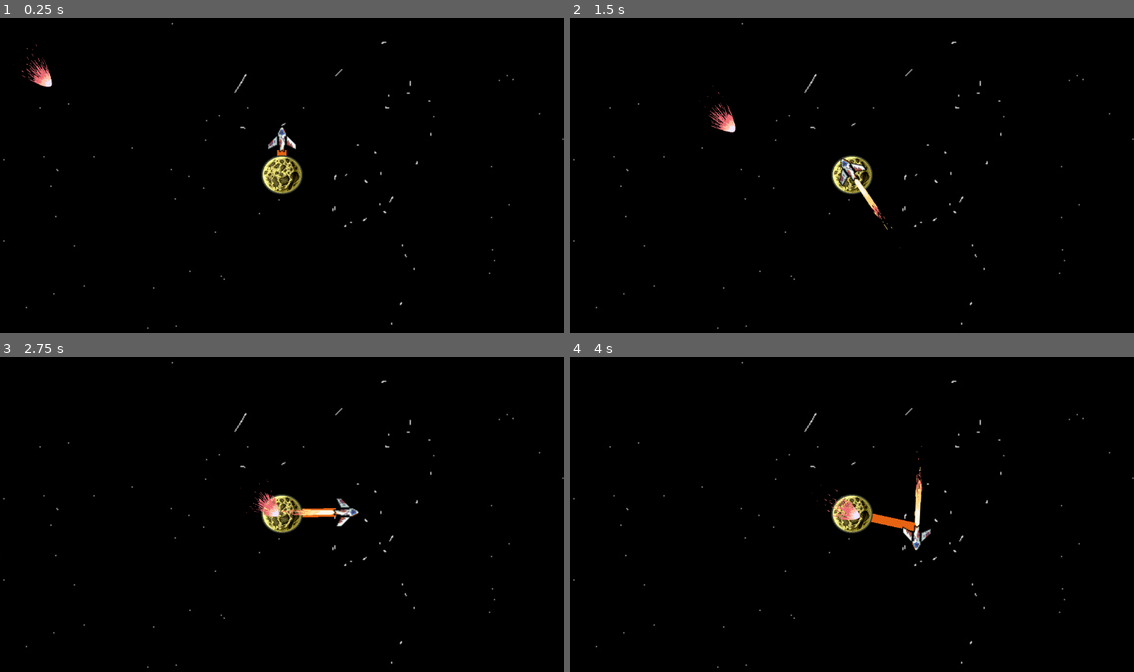
Above: before the commit, frames 1-4 (two rows, left to right).
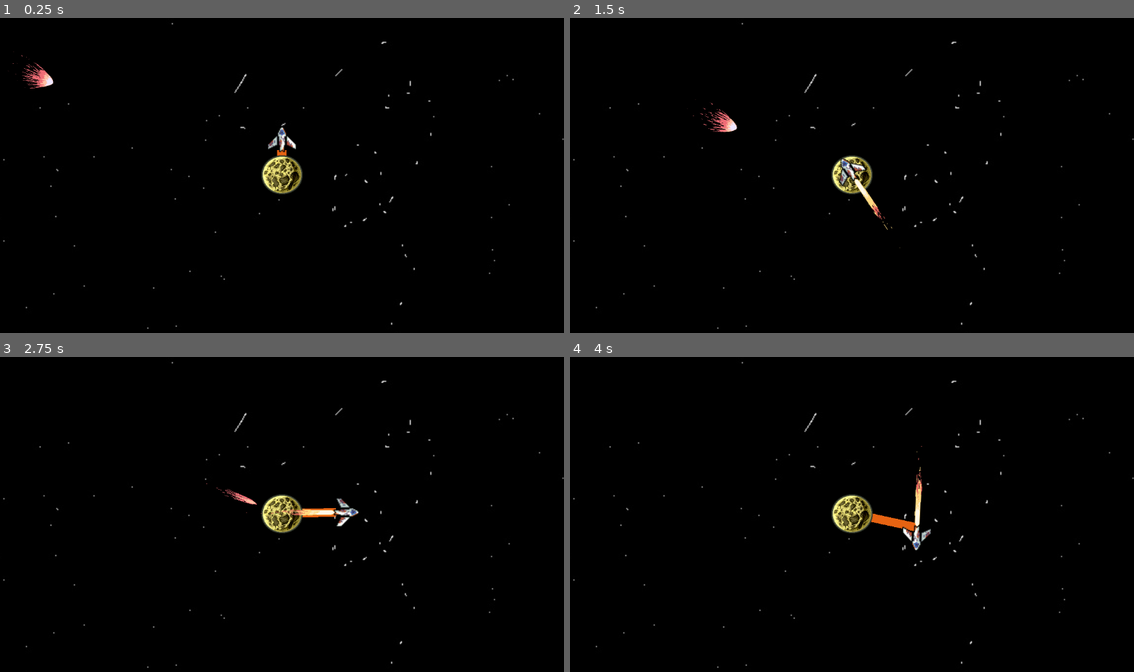
Above: after the commit, the same moments.

Repository: Fila2224/bounce-back
Game: Godot game, scene res://scenes/main_scene.tscn
Same seed, same stepped clock (60 frames per second), same inputs: the game is played once before the commit and once after it.
Inputs:
- Up to frame 1 (0.25 s): no input
- Up to frame 2 (1.5 s): hold D (right) 0.53-1.28 s; tap Space (blip) at 0.6, 1.35 s; hold S (down) from 1.28 s (still down)
- Up to frame 3 (2.75 s): release S (down) at 2.03 s; hold D (right) from 2.03 s (still down); tap Space (blip) at 2.1 s
- Up to frame 4 (4 s): release D (right) at 2.78 s; hold Up (up) 2.78-3.53 s; tap Space (blip) at 2.85, 3.6 s; hold Left (left) from 3.53 s (still down)

The runs differ from the first frame. In frame 1, 0.2% of the frame differs, in the area x 2-10%, y 8-23%; in frame 2, 0.2%; in frame 3, 0.3%, in the area x 36-50%, y 39-51%; in frame 4, 0.2%.

Commit message:
push

Diff:
--- a/scenes/meteor.tscn
+++ b/scenes/meteor.tscn
@@ -4,6 +4,7 @@
 [ext_resource type="Texture2D" uid="uid://00hbolocd746" path="res://assets/Animated_Exhaust_pixel_Pack_Free/Exhaust_03/exhaust_03_spritesheet.png" id="1_tcwo0"]
 
 [sub_resource type="CircleShape2D" id="CircleShape2D_pxso2"]
+radius = 16.0
 
 [sub_resource type="AtlasTexture" id="AtlasTexture_ohe0j"]
 atlas = ExtResource("1_tcwo0")
@@ -25,6 +26,34 @@
 atlas = ExtResource("1_tcwo0")
 region = Rect2(512, 200, 128, 200)
 
+[sub_resource type="AtlasTexture" id="AtlasTexture_exp_0"]
+atlas = ExtResource("1_tcwo0")
+region = Rect2(0, 400, 128, 200)
+
+[sub_resource type="AtlasTexture" id="AtlasTexture_exp_1"]
+atlas = ExtResource("1_tcwo0")
+region = Rect2(128, 400, 128, 200)
+
+[sub_resource type="AtlasTexture" id="AtlasTexture_exp_2"]
+atlas = ExtResource("1_tcwo0")
+region = Rect2(256, 400, 128, 200)
+
+[sub_resource type="AtlasTexture" id="AtlasTexture_exp_3"]
+atlas = ExtResource("1_tcwo0")
+region = Rect2(384, 400, 128, 200)
+
+[sub_resource type="AtlasTexture" id="AtlasTexture_exp_4"]
+atlas = ExtResource("1_tcwo0")
+region = Rect2(512, 400, 128, 200)
+
+[sub_resource type="AtlasTexture" id="AtlasTexture_exp_5"]
+atlas = ExtResource("1_tcwo0")
+region = Rect2(640, 400, 128, 200)
+
+[sub_resource type="AtlasTexture" id="AtlasTexture_exp_6"]
+atlas = ExtResource("1_tcwo0")
+region = Rect2(768, 400, 128, 200)
+
 [sub_resource type="SpriteFrames" id="SpriteFrames_o8pv2"]
 animations = [{
 "frames": [{
@@ -45,7 +74,33 @@
 }],
 "loop": 1,
 "name": &"default",
-"speed": 5.0
+"speed": 10.0
+}, {
+"frames": [{
+"duration": 1.0,
+"texture": SubResource("AtlasTexture_exp_0")
+}, {
+"duration": 1.0,
+"texture": SubResource("AtlasTexture_exp_1")
+}, {
+"duration": 1.0,
+"texture": SubResource("AtlasTexture_exp_2")
+}, {
+"duration": 1.0,
+"texture": SubResource("AtlasTexture_exp_3")
+}, {
+"duration": 1.0,
+"texture": SubResource("AtlasTexture_exp_4")
+}, {
+"duration": 1.0,
+"texture": SubResource("AtlasTexture_exp_5")
+}, {
+"duration": 1.0,
+"texture": SubResource("AtlasTexture_exp_6")
+}],
+"loop": 0,
+"name": &"explode",
+"speed": 14.0
 }]
 
 [node name="meteor" type="CharacterBody2D" unique_id=1175688583]
@@ -61,4 +116,3 @@
 scale = Vector2(0.3, 0.3)
 sprite_frames = SubResource("SpriteFrames_o8pv2")
 autoplay = "default"
-frame_progress = 0.16073653
--- a/scripts/meteor.gd
+++ b/scripts/meteor.gd
@@ -1,17 +1,82 @@
 extends CharacterBody2D
-@onready var moon_center: Sprite2D = $"../moon-center"
-@export var target: Node2D
+
+signal hit_moon
+signal hit_rocket
+
+@onready var moon_center: Node2D = $"../moon-center"
+@onready var anim: AnimatedSprite2D = $AnimatedSprite2D
+@onready var area_2d: Area2D = $Area2D
+
 @export var speed: float = 100.0
-# Called when the node enters the scene tree for the first time.
+
+var is_exploded: bool = false
+
 func _ready() -> void:
-	pass # Replace with function body.
+	if not moon_center and get_parent():
+		moon_center = get_parent().get_node_or_null("moon-center")
 
+	if area_2d:
+		area_2d.body_entered.connect(_on_body_entered)
+		area_2d.area_entered.connect(_on_area_entered)
 
-# Called every frame. 'delta' is the elapsed time since the previous frame.
+	if anim:
+		anim.animation_finished.connect(_on_animation_finished)
 
+func _physics_process(delta: float) -> void:
+	if is_exploded:
+		return
 
+	if not moon_center:
+		return
 
-func _physics_process(delta):
-	var angle = (moon_center.position - position).angle()
-	rotation = angle +90
+	var dir := (moon_center.global_position - global_position).normalized()
+	if dir != Vector2.ZERO:
+		rotation = dir.angle() + PI / 2
+
 	global_position = global_position.move_toward(moon_center.global_position, speed * delta)
+
+	# Záložní detekce: pokud meteor doletí přímo k povrchu měsíce (poloměr měsíce je cca 20 px)
+	if global_position.distance_to(moon_center.global_position) <= 22.0:
+		explode("moon")
+
+func _on_body_entered(body: Node2D) -> void:
+	if is_exploded:
+		return
+
+	# 1. Zásah raketou
+	if body.name == "rocket" or body.is_in_group("rocket"):
+		explode("rocket")
+	# 2. Zásah měsíce
+	elif body.name == "moon-center" or body.get_parent() == moon_center or body.is_in_group("moon"):
+		explode("moon")
+
+func _on_area_entered(area: Area2D) -> void:
+	if is_exploded:
+		return
+	if area.get_parent() and (area.get_parent().name == "rocket" or area.get_parent().is_in_group("rocket")):
+		explode("rocket")
+
+## Provede explozi meteoru a rozliší, do čeho narazil
+func explode(source: String) -> void:
+	if is_exploded:
+		return
+	is_exploded = true
+
+	if source == "moon":
+		hit_moon.emit()
+		# --- ZDE BUDE ODEČÍTÁNÍ BODŮ ZA ZÁSAH MĚSÍCE ---
+		print("Meteor zasáhl měsíc! (-body)")
+	elif source == "rocket":
+		hit_rocket.emit()
+		# --- ZDE BUDE PŘIČÍTÁNÍ BODŮ ZA OCHRANU MĚSÍCE ---
+		print("Raketa zničila meteor!")
+
+	# Spustíme animaci výbuchu z Exhaust_03
+	if anim:
+		anim.play("explode")
+	else:
+		queue_free()
+
+func _on_animation_finished() -> void:
+	if anim and anim.animation == "explode":
+		queue_free()
